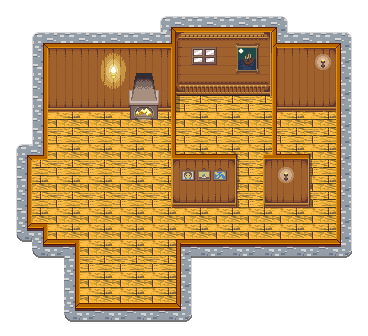
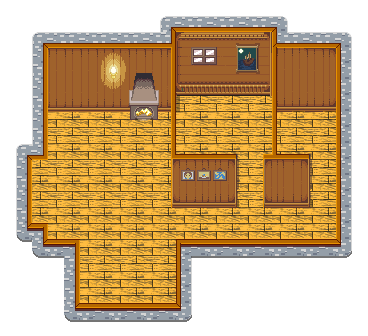
Before/after of a 368 × 336 layered artwork. What changed in the layer stack:
hid "Pasted Layer #8" over bbox(315, 54, 331, 70)
hid "Pasted Layer #7" over bbox(278, 167, 294, 183)
